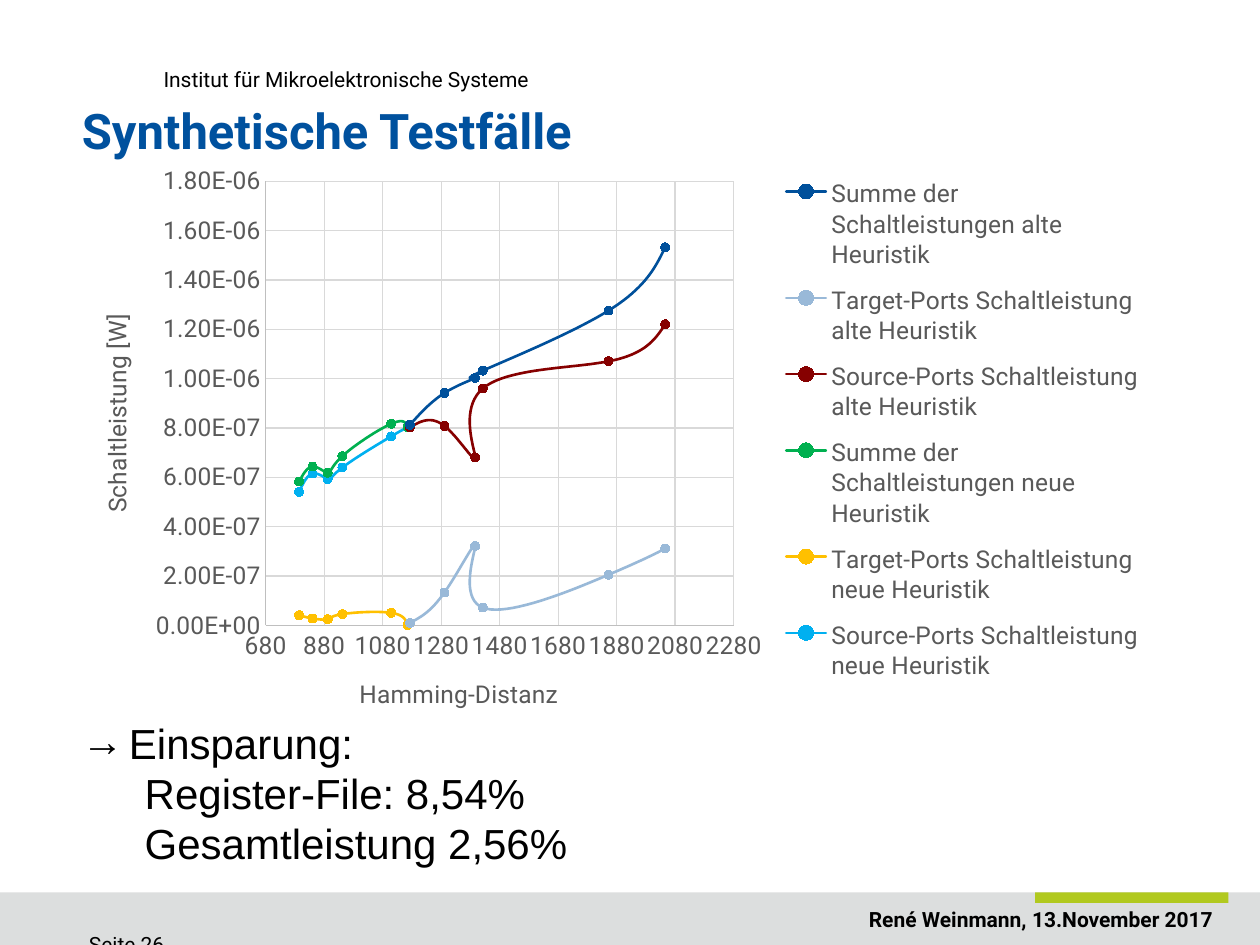
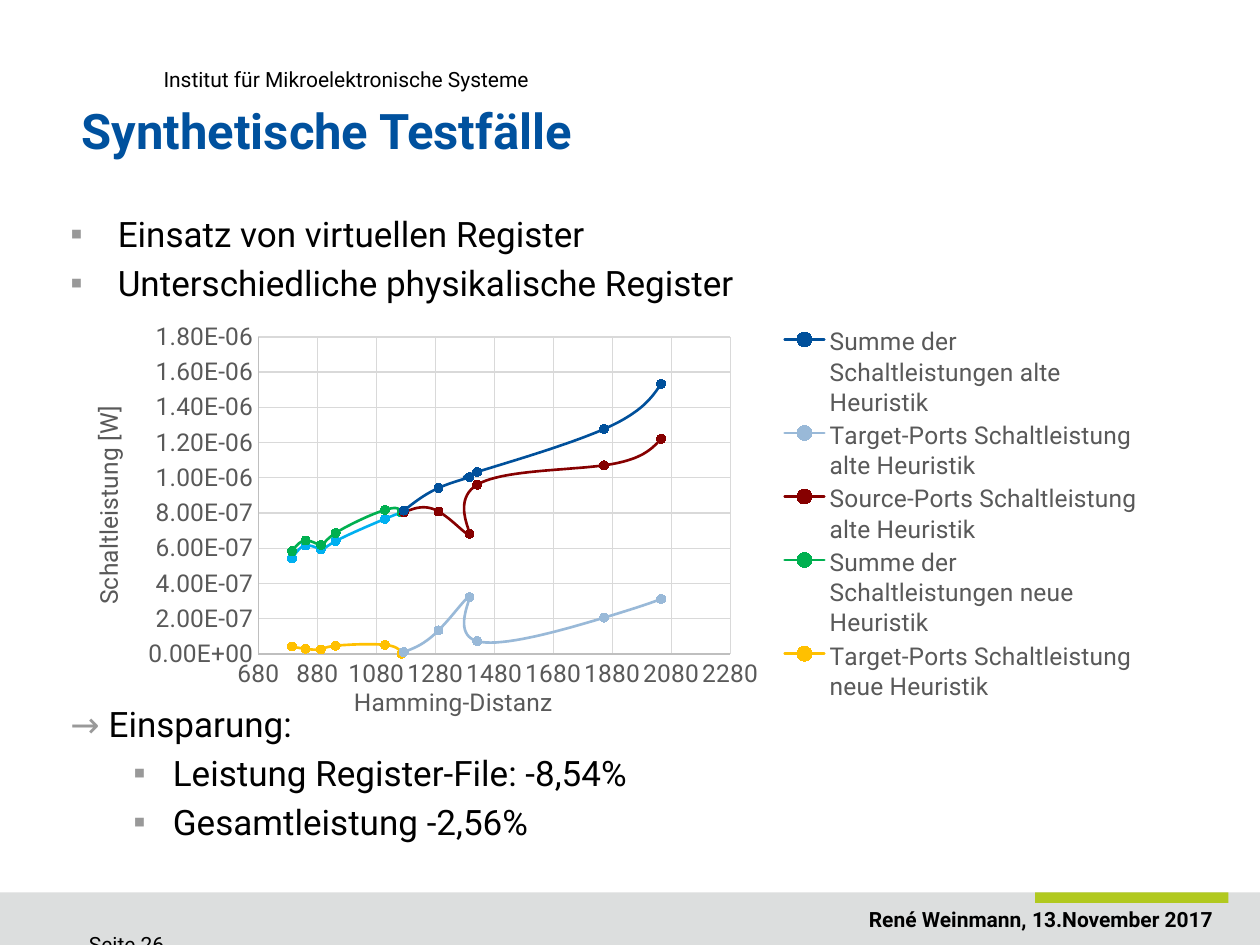
Before and after one commit to ReneWeinmann/Masterarbeit, a slide deck: slide 26 of Presentation_Rene_Weinmann.pptx. Drawn at 1260x945 pixels with LibreOffice and Linux fonts; fonts in the diff are those of the drawing; background and template pictures are left out. Boxes give left, top, right and bottom in pixels: in the first picture for what was removed or moved away, otherwise in the second. Text is boxed around its words. In the diff, an @@ line names an element or a change of style, - is before the commit and + after.

```diff
--- a/Presentation_Rene_Weinmann.pptx
+++ b/Presentation_Rene_Weinmann.pptx
@@ text at [109,220,733,843]: text changed; size 24 to 20 pt; font Arial to Roboto @@
-→ Einsparung:
-  Register-File: 8,54%
-  Gesamtleistung 2,56%
+▪ Einsatz von virtuellen Register
+▪ Unterschiedliche physikalische Register
+→ Einsparung:
+  ▪ Leistung Register-File: -8,54%
+  ▪ Gesamtleistung -2,56%
@@ scatter smooth chart: place and size @@
-scatter smooth chart at [97,137,1166,724]
+scatter smooth chart at [88,305,1166,724]
```
Also in this commit, not shown: 20 other slides changed.
